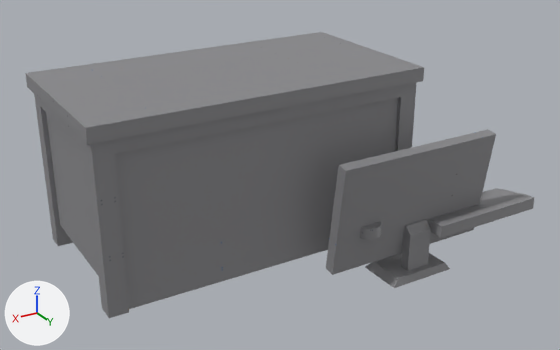
One commit to the FBX model unity/Assets/Art/BlenderBaked/prop-desk/mesh_prop-desk.fbx: the scene before it, then after it.
The view is the same before and after, from a 50 mm lens placed at (1.669, 2.476, 1.448), pointed at (0.362, 0.298, 0.359). The lights are fixed; the arrows at lower left show +X, +Y and +Z. The older version comes first. Vertices at exactly the same position are counted once.

Objects in the first picture: 'mesh_prop-desk'.
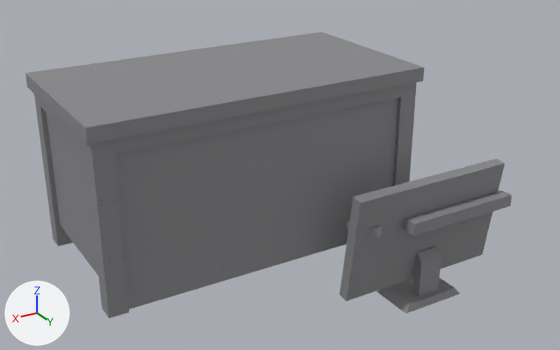
Commit message: graphics: Hatch desk preview — visible subject ~70% frame

Pixel boxes [x1, y1, x2, y2] of what changed, in the pictures (560 x 350 px; the box of a moved part takes in the faces that stretch with it):
'mesh_prop-desk', reshaped
    before: [25, 32, 534, 318]
    after: [25, 32, 512, 318]
part 1 of me_mesh_desk, moved or reshaped
    before: [326, 129, 496, 288]
    after: [339, 159, 505, 313]
part 2 of me_mesh_desk, moved or reshaped
    before: [427, 188, 534, 238]
    after: [402, 190, 512, 236]

The change in detail:
me_mesh_desk is used by ob_mesh_prop_desk; location (0.0, 0.0, 0.17).
me_mesh_desk had 191 vertices, 354 faces and spanned x -0.42..1.12, y -0.17..0.77, z -0.09..0.6.
me_mesh_desk now has 191 vertices, 354 faces and spans x -0.3..1.12, y -0.17..0.77, z -0.21..0.6.
me_mesh_desk part 1: the loose piece of 38 vertices spanning x -0.23..0.39, y 0.59..0.75, z -0.09..0.37 is moved by (-0.06, 0.0, -0.12).
me_mesh_desk part 2: the loose piece of 18 vertices spanning x -0.42..0.02, y 0.59..0.77, z 0.06..0.1 is moved by (0.12, 0.0, 0.04).
